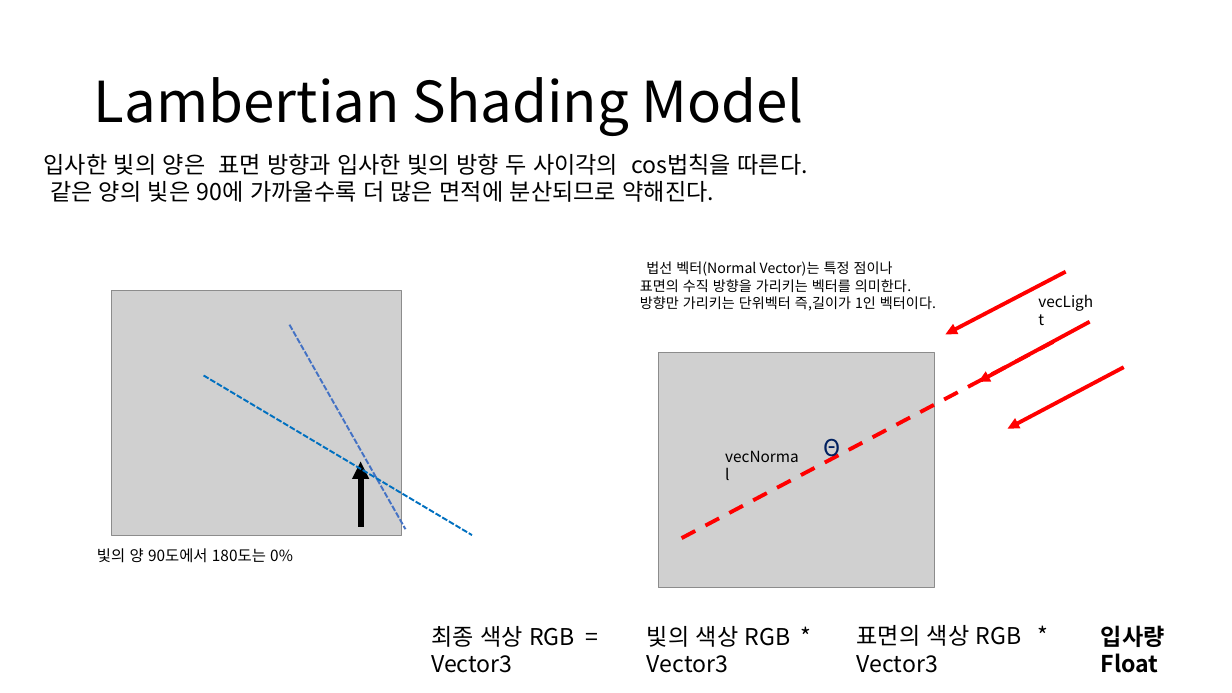
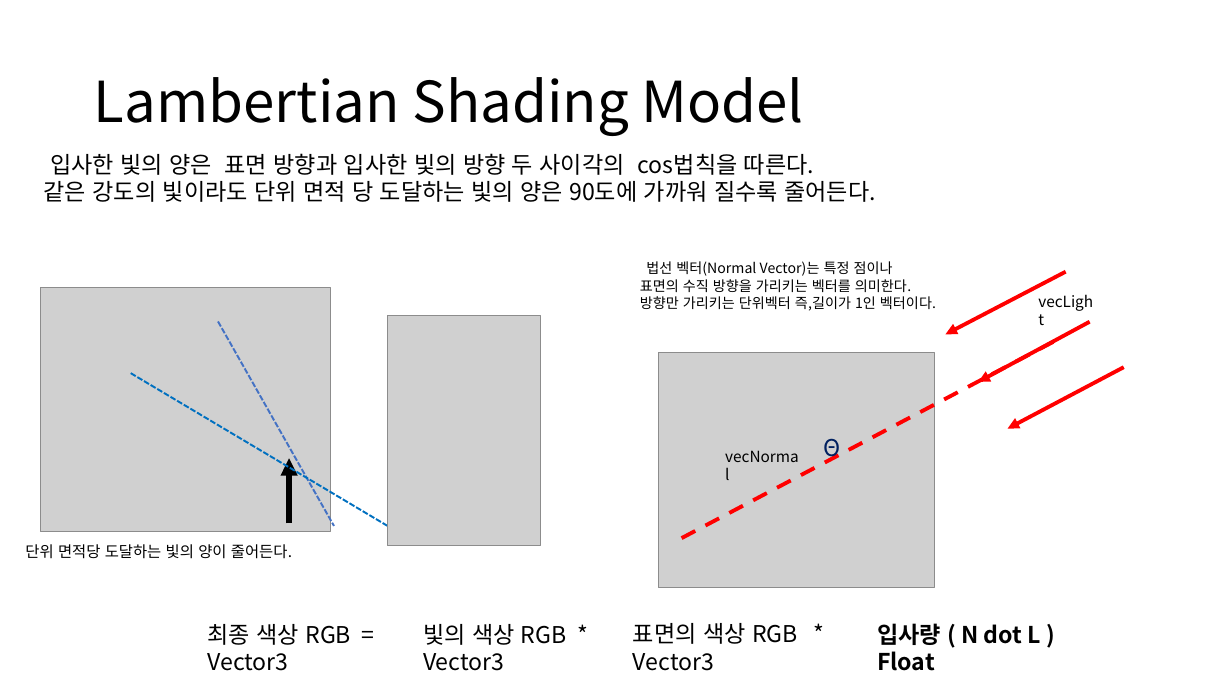
Before and after one commit to ldw9981/D3D11_Tutorial, a slide deck: slide 6 of Documents/05-Lighting1(Lambertian).pptx. Drawn at 1232x693 pixels with LibreOffice and Linux fonts; fonts in the diff are those of the drawing; grey boxes stand for pictures. Boxes give left, top, right and bottom in pixels: in the first picture for what was removed or moved away, otherwise in the second. Text is boxed around its words. In the diff, an @@ line names an element or a change of style, - is before the commit and + after.

```diff
--- a/Documents/05-Lighting1(Lambertian).pptx
+++ b/Documents/05-Lighting1(Lambertian).pptx
@@ text at <box>44,181,875,202</box>: text changed @@
-같은 양의 빛은 90에 가까울수록 더 많은 면적에 분산되므로 약해진다.
+같은 강도의 빛이라도 단위 면적 당 도달하는 빛의 양은 90도에 가까워 질수록 줄어든다.
@@ picture: place and size @@
-picture at <box>112,291,402,536</box>
+picture at <box>41,287,331,532</box>
@@ line moved from (289, 324) - (406, 530) to (218, 322) - (334, 526) @@
@@ picture added at <box>387,315,541,545</box> @@
@@ line moved from (203, 375) - (472, 535) to (131, 373) - (399, 533) @@
@@ arrow moved from (360, 527) - (360, 462) to (289, 524) - (289, 458) @@
@@ text at <box>25,544,292,559</box>: text changed @@
-빛의 양 90도에서 180도는 0%
+단위 면적당 도달하는 빛의 양이 줄어든다.
@@ 3 texts: place and size @@
-3 texts at <box>431,625,1022,673</box>
+3 texts at <box>207,623,798,671</box>
@@ text "입사량 ( N dot L ...": place and size @@
-text "입사량 ( N dot L ..." at <box>1101,625,1165,673</box>
+text "입사량 ( N dot L ..." at <box>877,623,1040,671</box>
@@ text at <box>877,623,1040,645</box>: text changed @@
-입사량
+입사량 ( N dot L )
```
Also in this commit, not shown: 5 other slides changed, 1 slide added, 2 other files.
